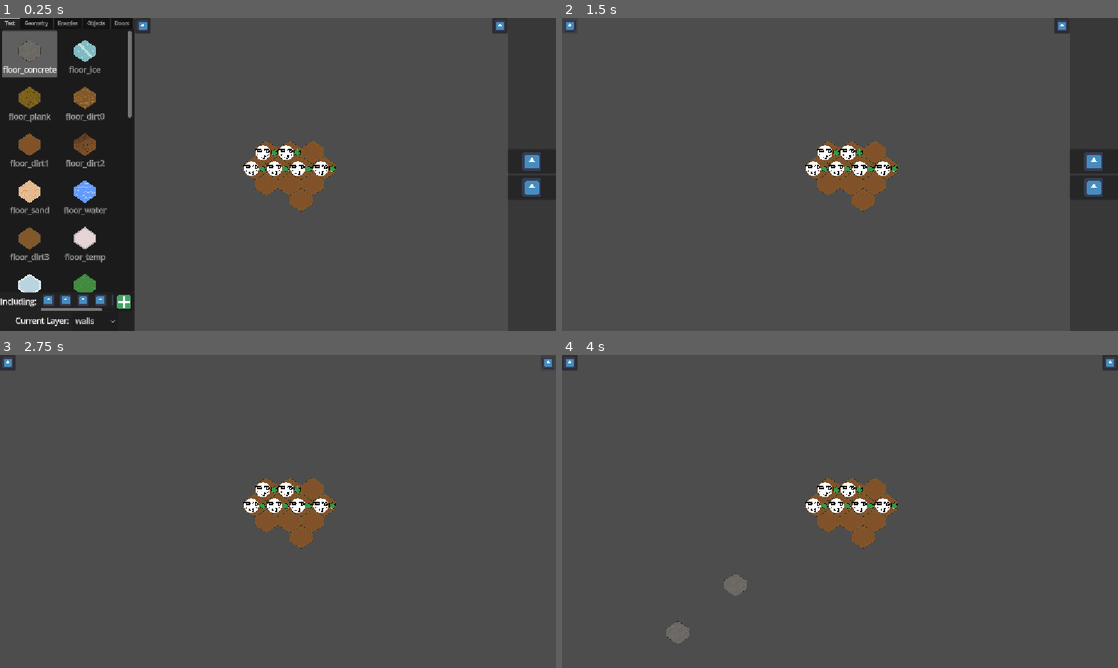
Above: before the commit, frames 1-4 (two rows, left to right).
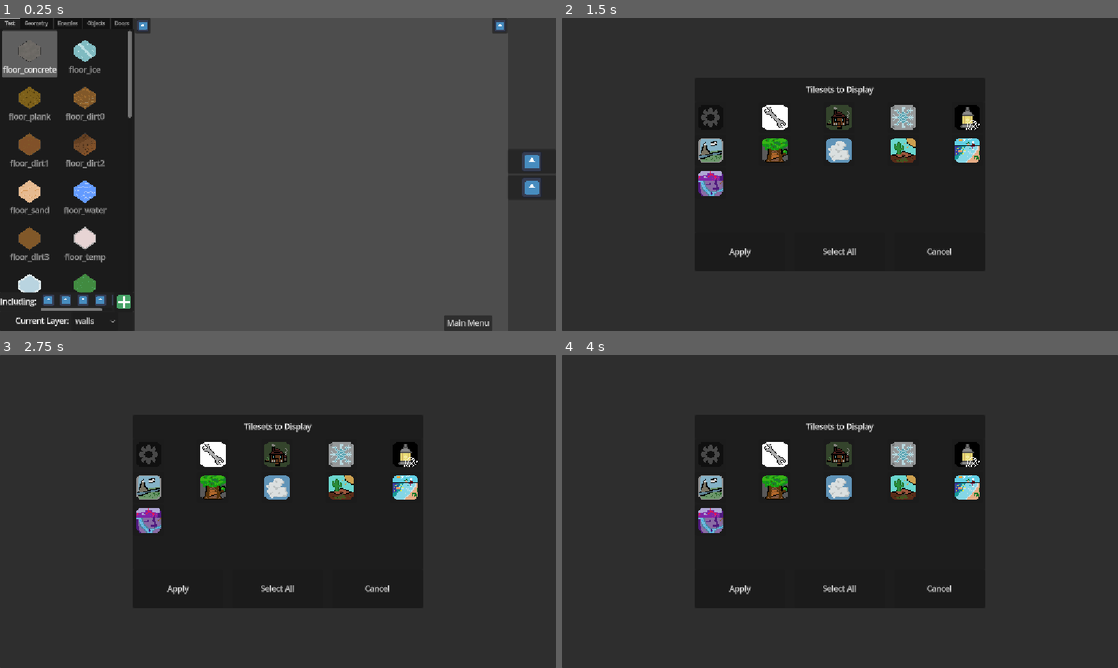
Above: after the commit, the same moments.

Repository: sharktrexer/hex_dungeon_maker
Game: Godot game, scene res://Scenes/room_editing.tscn
The game is run twice, just before and just after one commit, with the same random seed, the same clock (stepped at 60 frames per second) and the same inputs. The engine's default icon, where the game draws it, is replaced by a stand-in: a white triangle on a blue panel in a dark square.
Inputs (mouse positions are in pixels of both pictures, inside the frame that each line leads up to):
- Up to frame 1 (0.25 s): no input
- Up to frame 2 (1.5 s): click (684, 302) at 0.52 s; click (706, 24) at 1.27 s
- Up to frame 3 (2.75 s): click (500, 361) at 2.02 s
- Up to frame 4 (4 s): click (739, 589) at 2.75 s, where only the run after the commit has a clickable "Apply"; click (684, 639) at 3.52 s

The runs differ from the first frame. In frame 1, 2.6% of the frame differs, in the area x 43-89%, y 39-100%; in frame 2, 91%; in frame 3, 100%, in the area x 0-100%, y 0-100%; in frame 4, 100%.

Commit message:
hooked up menus together and logic of confirmation menu

Diff:
--- a/Scenes/room_editing.tscn
+++ b/Scenes/room_editing.tscn
@@ -1,4 +1,4 @@
-[gd_scene format=4 uid="uid://blrnmecs4fxqp"]
+[gd_scene format=3 uid="uid://blrnmecs4fxqp"]
 
 [ext_resource type="Script" uid="uid://bpi6hioesjmbk" path="res://Scripts/editor_controller.gd" id="1_8whw5"]
 [ext_resource type="Script" uid="uid://82j1n8gtltmb" path="res://Scripts/editor_rooms.gd" id="1_yfuoc"]
@@ -76,7 +76,6 @@
 [node name="Placeables" type="TileMapLayer" parent="RoomNodes" unique_id=1667126081]
 z_index = 2
 y_sort_enabled = true
-tile_map_data = PackedByteArray("AAABAP//AAAEAAAAAAAAAP//AAAEAAAAAAAAAP7/AAAEAAAAAAD/////AAAEAAAAAAD///7/AAAEAAAAAAD+////AAAEAAAAAAA=")
 tile_set = ExtResource("2_akog7")
 script = ExtResource("3_l0fpw")
 metadata/_custom_type_script = "uid://buj6ft1vvdf2f"
@@ -90,7 +89,6 @@
 
 [node name="Ground" type="TileMapLayer" parent="RoomNodes" unique_id=958737604]
 y_sort_enabled = true
-tile_map_data = PackedByteArray("AAAAAP7/AAAEAAAAAAD/////AAAEAAAAAAD//wAAAAAEAAAAAAAAAAAAAAAEAAAAAAAAAAEAAAAEAAAAAAABAAAAAAAEAAAAAAABAP//AAAEAAAAAAABAP7/AAAEAAAAAAD///7/AAAEAAAAAAD+////AAAEAAAAAAAAAP//AAAEAAAAAAA=")
 tile_set = ExtResource("4_xkq1w")
 script = ExtResource("3_l0fpw")
 metadata/_custom_type_script = "uid://buj6ft1vvdf2f"
@@ -363,7 +361,7 @@
 flat = true
 expand_icon = true
 
-[node name="EditFiltersBttn" type="Button" parent="EditorLayer/UI_Switcher/EditingHUD/HBoxContainer/TileSelectUI/VBoxContainer/Included/HBoxContainer" unique_id=1588404332]
+[node name="EditFiltersBtn" type="Button" parent="EditorLayer/UI_Switcher/EditingHUD/HBoxContainer/TileSelectUI/VBoxContainer/Included/HBoxContainer" unique_id=1588404332]
 unique_name_in_owner = true
 layout_mode = 2
 icon = ExtResource("7_k4o0l")
@@ -410,6 +408,15 @@
 mouse_filter = 2
 theme_override_styles/panel = SubResource("StyleBoxFlat_k4o0l")
 
+[node name="TempMenuBtn" type="Button" parent="EditorLayer/UI_Switcher/EditingHUD/HBoxContainer" unique_id=980074945]
+unique_name_in_owner = true
+custom_minimum_size = Vector2(100, 32)
+custom_maximum_size = Vector2(-1, 32)
+layout_mode = 2
+size_flags_vertical = 8
+text = "Main Menu"
+expand_icon = true
+
 [node name="ToolBarTabBtn" type="Button" parent="EditorLayer/UI_Switcher/EditingHUD/HBoxContainer" unique_id=1596880405]
 unique_name_in_owner = true
 custom_minimum_size = Vector2(32, 32)
@@ -530,6 +537,11 @@
 [node name="Button" type="Button" parent="EditorLayer/UI_Switcher/RoomSelectMenu/MainColumns/RoomNavRows/HeaderPanel/HeaderRows/SearchCols" unique_id=1785005264]
 layout_mode = 2
 text = "Refine Search"
+
+[node name="LeaveSelectingBtn" type="Button" parent="EditorLayer/UI_Switcher/RoomSelectMenu/MainColumns/RoomNavRows/HeaderPanel/HeaderRows/SearchCols" unique_id=1648055981]
+unique_name_in_owner = true
+layout_mode = 2
+text = "Go back to Editing"
 
 [node name="SavedRoomsPanel" type="Panel" parent="EditorLayer/UI_Switcher/RoomSelectMenu/MainColumns/RoomNavRows" unique_id=1254559279]
 custom_minimum_size = Vector2(100, 100)
@@ -650,7 +662,7 @@
 custom_minimum_size = Vector2(60, 50)
 layout_mode = 2
 
-[node name="DupeButton" type="Button" parent="EditorLayer/UI_Switcher/RoomSelectMenu/MainColumns/SelectedRoomPanel/MarginContainer/VBoxContainer/Panel" unique_id=55907173]
+[node name="DupeBtn" type="Button" parent="EditorLayer/UI_Switcher/RoomSelectMenu/MainColumns/SelectedRoomPanel/MarginContainer/VBoxContainer/Panel" unique_id=55907173]
 unique_name_in_owner = true
 custom_minimum_size = Vector2(200, 0)
 layout_mode = 1
@@ -675,14 +687,14 @@
 grow_vertical = 2
 size_flags_horizontal = 4
 
-[node name="LoadButton" type="Button" parent="EditorLayer/UI_Switcher/RoomSelectMenu/MainColumns/SelectedRoomPanel/MarginContainer/VBoxContainer/Panel2/HBoxContainer" unique_id=288580656]
+[node name="LoadBtn" type="Button" parent="EditorLayer/UI_Switcher/RoomSelectMenu/MainColumns/SelectedRoomPanel/MarginContainer/VBoxContainer/Panel2/HBoxContainer" unique_id=288580656]
 unique_name_in_owner = true
 custom_minimum_size = Vector2(100, 0)
 layout_mode = 2
 size_flags_horizontal = 3
 text = "LOAD"
 
-[node name="DeleteButton" type="Button" parent="EditorLayer/UI_Switcher/RoomSelectMenu/MainColumns/SelectedRoomPanel/MarginContainer/VBoxContainer/Panel2/HBoxContainer" unique_id=1428154452]
+[node name="DeleteBtn" type="Button" parent="EditorLayer/UI_Switcher/RoomSelectMenu/MainColumns/SelectedRoomPanel/MarginContainer/VBoxContainer/Panel2/HBoxContainer" unique_id=1428154452]
 unique_name_in_owner = true
 custom_minimum_size = Vector2(100, 0)
 layout_mode = 2
@@ -891,6 +903,7 @@
 metadata/_tab_index = 4
 
 [node name="MenuBtns" type="PanelContainer" parent="EditorLayer/UI_Switcher/OptionsMenu" unique_id=1920355895]
+unique_name_in_owner = true
 custom_minimum_size = Vector2(600, 400)
 layout_mode = 2
 size_flags_horizontal = 4
@@ -928,7 +941,7 @@
 theme_override_constants/separation = 10
 alignment = 1
 
-[node name="LoadBtn" type="Button" parent="EditorLayer/UI_Switcher/OptionsMenu/MenuBtns/cols/row2" unique_id=1355995408]
+[node name="SelectRoomBtn" type="Button" parent="EditorLayer/UI_Switcher/OptionsMenu/MenuBtns/cols/row2" unique_id=1355995408]
 unique_name_in_owner = true
 custom_minimum_size = Vector2(100, 0)
 layout_mode = 2
@@ -958,7 +971,7 @@
 theme_override_constants/separation = 10
 alignment = 1
 
-[node name="ResumBtn" type="Button" parent="EditorLayer/UI_Switcher/OptionsMenu/MenuBtns/cols/row3" unique_id=1153363824]
+[node name="ResumeBtn" type="Button" parent="EditorLayer/UI_Switcher/OptionsMenu/MenuBtns/cols/row3" unique_id=1153363824]
 unique_name_in_owner = true
 custom_minimum_size = Vector2(100, 0)
 layout_mode = 2
@@ -1036,11 +1049,13 @@
 alignment = 1
 
 [node name="ApplyInfoBtn" type="Button" parent="EditorLayer/UI_Switcher/RoomInfoMenu/PanelContainer/VBoxContainer/HBoxContainer" unique_id=75100812]
+unique_name_in_owner = true
 custom_minimum_size = Vector2(100, 0)
 layout_mode = 2
 text = "Apply"
 
 [node name="CancelInfoBtn" type="Button" parent="EditorLayer/UI_Switcher/RoomInfoMenu/PanelContainer/VBoxContainer/HBoxContainer" unique_id=1127489320]
+unique_name_in_owner = true
 custom_minimum_size = Vector2(100, 0)
 layout_mode = 2
 text = "Cancel"
--- a/Scripts/Controller_UI.gd
+++ b/Scripts/Controller_UI.gd
@@ -5,7 +5,7 @@
 
 enum MenuTab {
 	Confirmation,
-	Hud,
+	Editing,
 	RoomSelect,
 	Filtering,
 	Options,
@@ -15,28 +15,29 @@
 # contains all menus to switch between
 @onready var main_switcher := %UI_Switcher as TabContainer
 
-## change tab to the index.
-func switch_tab(tab:MenuTab):
-	main_switcher.current_tab = tab
-
-func confirm_before_switch(agree:Confirmation):
-	switch_tab(MenuTab.Confirmation)
-	confirm_btn.button_up.connect(switch_tab(agree.to_tab), CONNECT_ONE_SHOT)
-	abort_btn.button_up.connect(switch_tab(agree.from_tab), CONNECT_ONE_SHOT)
-	msg_display.text = agree.msg
-
+var cur_confirm : Confirmation = null
 
 class Confirmation:
-	var to_tab: MenuTab
-	var from_tab: MenuTab
 	var msg: String
+	var switch_to_tab: Callable
+	var switch_back_tab: Callable
+	var on_confirm_func: Callable
+
+	func _init(to: Callable, from: Callable, confirm_func:Callable=Callable()):
+		switch_to_tab = to
+		switch_back_tab = from
+
+		on_confirm_func = confirm_func
 
 #region Editing Overlay UI
 
+'''---------------------Tile Select UI---------------------'''
+
+## Main control node that the tile select UI is built on
 @onready var tile_select_ui := %TileSelectUI as Panel
 
+## used to toggle display
 @onready var tile_tab_btn : Button = %TileTabBtn
-# hide tile UI
 
 @onready var tile_list_tabs : TabContainer = %TileListTabs as TabContainer
 
@@ -55,23 +56,15 @@
 General can't be unselected
 '''
 
-@onready var editFiltersBttn : Button = %EditFiltersBttn as Button
-''' press to open menu to modify what tiles will be in the lists '''
-
 
 @onready var layer_dropdown_display := %SelectedLayerDropdown as OptionButton
 '''
 lets user change and display the current painting layer
 '''
 
-func toggle_control_visibility(ui_part:Control):
-	if ui_part.visible:
-		ui_part.hide()
-	else:
-		ui_part.show()
-
-# Tool Bar
-
+'''---------------------Tool Bar---------------------'''
+
+## Main control node that the tool bar UI is built on
 @onready var toolbar_ui := %ToolBarPanel as Panel
 
 ## add buttons that trigger switch to painting tools
@@ -80,10 +73,20 @@
 ## connect to hide tool bar ui
 @onready var tab_bar_btn : Button = %ToolBarTabBtn
 
-func toggle_show_tool_bar():
-	pass
+@onready var test_menu_btn := %TempMenuBtn as Button
 
 #endregion
+
+#region Options Menu
+
+@onready var option_menu := %MenuBtns as PanelContainer
+
+@onready var resume_btn = %ResumeBtn as Button
+
+
+#region Room Select Menu
+
+@onready var back_to_edit_btn = %LeaveSelectingBtn as Button
 
 #region Confirm UI
 
@@ -93,18 +96,52 @@
 
 #endregion
 
+func toggle_control_visibility(ui_part:Control):
+	ui_part.visible = not ui_part.visible
+
+func switch_tab(tab:MenuTab):
+	main_switcher.current_tab = tab
+
+func press_all_filter_btns():
+	print('pressed all filter btns')
+
+func confirm_before_switch(agree:Confirmation):
+	switch_tab(MenuTab.Confirmation)
+
+	cur_confirm = agree
+
+	confirm_btn.button_up.connect(agree.switch_to_tab)
+	abort_btn.button_up.connect(agree.switch_back_tab)
+	msg_display.text = agree.msg
+
+	if agree.on_confirm_func.is_valid():
+		confirm_btn.button_up.connect(agree.on_confirm_func)
+
+
+
+func clean_confirm_btns():
+	confirm_btn.button_up.disconnect(cur_confirm.switch_to_tab)
+	abort_btn.button_up.disconnect(cur_confirm.switch_back_tab)
+	confirm_btn.button_up.disconnect(cur_confirm.on_confirm_func)
+
+
 # Called when the node enters the scene tree for the first time.
 func _ready() -> void:
 
+	confirm_btn.button_up.connect(clean_confirm_btns)
+	abort_btn.button_up.connect(clean_confirm_btns)
+
+	# toggling overlay parts in editing HUD
 	tile_tab_btn.button_up.connect(toggle_control_visibility.bind(tile_select_ui))
 	tab_bar_btn.button_up.connect(toggle_control_visibility.bind(toolbar_ui))
 
-	pass # Replace with function body.
-
-
-# Called every frame. 'delta' is the elapsed time since the previous frame.
-func _process(delta: float) -> void:
-	pass
+	test_menu_btn.button_up.connect(switch_tab.bind(MenuTab.Options))
+
+	# options menu
+	resume_btn.button_up.connect(switch_tab.bind(MenuTab.Editing))
+
+
+	#load_btn.button_up.connect(switch_tab.bind(MenuTab.RoomSelect))
 
 '''
 -----------Main Editing UI-----------
--- a/Scripts/editor_controller.gd
+++ b/Scripts/editor_controller.gd
@@ -3,6 +3,7 @@
 #region Controllers
 @onready var editor = %EditingController as RoomEditor
 @onready var UI = %UI_Controller as UI_Controller
+@onready var data_manager = null
 
 #region Input
 const ACTION_TILE_PAINT = 'tile_paint'
@@ -11,6 +12,7 @@
 # Called when the node enters the scene tree for the first time.
 func _ready() -> void:
 	init_geometry()
+	init_UI()
 
 
 # Called every frame. 'delta' is the elapsed time since the previous frame.
@@ -40,7 +42,7 @@
 		editor.remove_tile()
 		editor.is_painting = true
 
-#region Level Geometry
+#region Editing & Geometry
 const LAYER_NAMES :Array[String] = [
 	'Ground',
 	'Walls',
@@ -68,3 +70,123 @@
 	editor.LAYER_NAMES = LAYER_NAMES
 	editor.floor_layers = floor_layers
 	editor.initialize()
+
+func create_variant():
+	print('now editing a new variant')
+
+
+func create_blank_room():
+	print('now editing a blank room')
+
+
+func delete_room():
+	#get selected room
+	print('deleted room')
+
+
+func load_room():
+	#get selected room
+	print('loaded a room')
+	UI.switch_tab(UI_Controller.MenuTab.Editing)
+
+func dupe_room():
+	#get selected room
+	print('duped the room')
+	UI.switch_tab(UI_Controller.MenuTab.Editing)
+
+func apply_filters():
+	# update filter list var
+	print("applied filters")
+	UI.switch_tab(UI_Controller.MenuTab.Editing)
+
+func open_filters_menu():
+	# set buttons pressed in UI to be what the filter list var is
+	UI.switch_tab(UI_Controller.MenuTab.Filtering)
+
+func save_room():
+	editor._save_room()
+	print('saved!')
+	UI.switch_tab(UI_Controller.MenuTab.Editing)
+
+func open_info_menu():
+	# set Ui to stored data
+	UI.switch_tab(UI_Controller.MenuTab.RoomInfo)
+
+func apply_info():
+	#updates vars but doesn't save
+	print('applied filters')
+	UI.switch_tab(UI_Controller.MenuTab.Options)
+
+#region User Interface Logic
+
+@onready var BUTTS : Dictionary[String, Callable] = {
+
+	# Editing Overlay
+	'EditFiltersBtn' : open_filters_menu,
+
+	# Filter Menu
+	'ApplyFilterBtn' : apply_filters,
+
+	'SelectAllFiltersBtn' : UI.press_all_filter_btns,
+
+	'CancelFilterBtn' : UI.switch_tab.bind(UI_Controller.MenuTab.Editing),
+
+	# Option Menu
+	'SaveBtn' : save_room,
+
+	'SelectRoomBtn' : check_for_unsaved_progress.bind(
+		UI_Controller.MenuTab.Options,
+		UI_Controller.MenuTab.RoomSelect),
+
+	'NewRoomBtn' : check_for_unsaved_progress.bind(
+		UI_Controller.MenuTab.Options,
+		UI_Controller.MenuTab.Editing,
+		create_blank_room),
+
+	'DeriveBtn' : check_for_unsaved_progress.bind(
+		UI_Controller.MenuTab.Options,
+		UI_Controller.MenuTab.Editing,
+		create_variant),
+
+	'InfoEditBtn' : open_info_menu,
+
+	# Room Select Menu
+	'DeleteBtn' : confirm_deletion.bind(UI_Controller.MenuTab.RoomSelect, delete_room),
+
+	'DupeBtn' : dupe_room,
+
+	'LoadBtn' : load_room,
+
+	'LeaveSelectingBtn' : UI.switch_tab.bind(UI_Controller.MenuTab.Editing),
+
+	# Room Info Edit Menu
+	'ApplyInfoBtn' : apply_info,
+
+	'CancelInfoBtn' : UI.switch_tab.bind(UI_Controller.MenuTab.Options)
+
+}
+
+func init_UI():
+	bind_btns()
+
+func bind_btns():
+	for btn_name in BUTTS:
+		var butt = UI.main_switcher.find_child(btn_name) as Button
+		butt.button_up.connect(BUTTS[btn_name])
+
+
+func check_for_unsaved_progress(from_tab:UI_Controller.MenuTab, to_tab:UI_Controller.MenuTab, confirm_func:Callable=Callable()):
+
+	if not editor.is_there_unsaved_progress():
+		UI.switch_tab(to_tab)
+		return
+
+	var confirm_obj := UI_Controller.Confirmation.new(UI.switch_tab.bind(to_tab), UI.switch_tab.bind(from_tab), confirm_func)
+	confirm_obj.msg = 'If you continue, you will lose unsaved progress. Are you sure?'
+	UI.confirm_before_switch(confirm_obj)
+
+func confirm_deletion(cur_tab:UI_Controller.MenuTab, confirm_func:Callable=Callable()):
+
+	var confirm_obj := UI_Controller.Confirmation.new(UI.switch_tab.bind(cur_tab), UI.switch_tab.bind(cur_tab), confirm_func)
+	confirm_obj.msg = 'Are you sure you want to delete this room?'
+	UI.confirm_before_switch(confirm_obj)
--- a/Scripts/editor_rooms.gd
+++ b/Scripts/editor_rooms.gd
@@ -8,6 +8,13 @@
 
 # File Stuff
 const SAVE_ROOM_PATH = 'res://RoomSaveData//'
+
+signal on_save(path:String)
+signal on_clear
+signal on_load(path:String)
+signal failed_file_access(err_msg:String)
+
+var last_saved_room_data = ''
 
 # atlas stuff
 const TILE_DATA_KEY_NAME = 'tile_name'
@@ -26,17 +33,12 @@
 # UI
 @onready var tile_list:ItemList = %TileList2
 
-# prob should get from not this script
-
 # editing data
 var selected_tile: AtlasTile = AtlasTile.new()
 var is_painting = false
 var painting_layer: HexagonTileMapLayer
 
-signal on_save(path:String)
-signal on_clear
-signal on_load(path:String)
-signal failed_file_access(err_msg:String)
+
 
 ## contains info of every atlas tile and their associated layer
 var AVAIL_TILES: Array[AtlasTile] = []
@@ -163,6 +165,7 @@
 	var room_file_path := convert_to_room_path(room_info['group'], room_info['name'])
 
 	var save_data_string := RoomSaver.save_room_as_json(room_info, floor_layers)
+	last_saved_room_data = RoomSaver.save_room_as_json(room_info, floor_layers)
 
 	var success_msg = access_room_data_from_file(room_file_path, FileAccess.WRITE, save_data_string)
 	if success_msg == '':
@@ -180,10 +183,16 @@
 	if loaded_data == '':
 		return
 
+	last_saved_room_data = JSON.stringify(loaded_data)
 	copy_load_data_to_canvas( loaded_data )
 
 	on_load.emit(room_path)
 	print('LOADING complete from ', room_path)
+
+func is_there_unsaved_progress():
+	var cur_data = RoomSaver.save_room_as_json(grab_room_info(), floor_layers)
+	return last_saved_room_data != cur_data
+
 
 func paint_tile():
 
